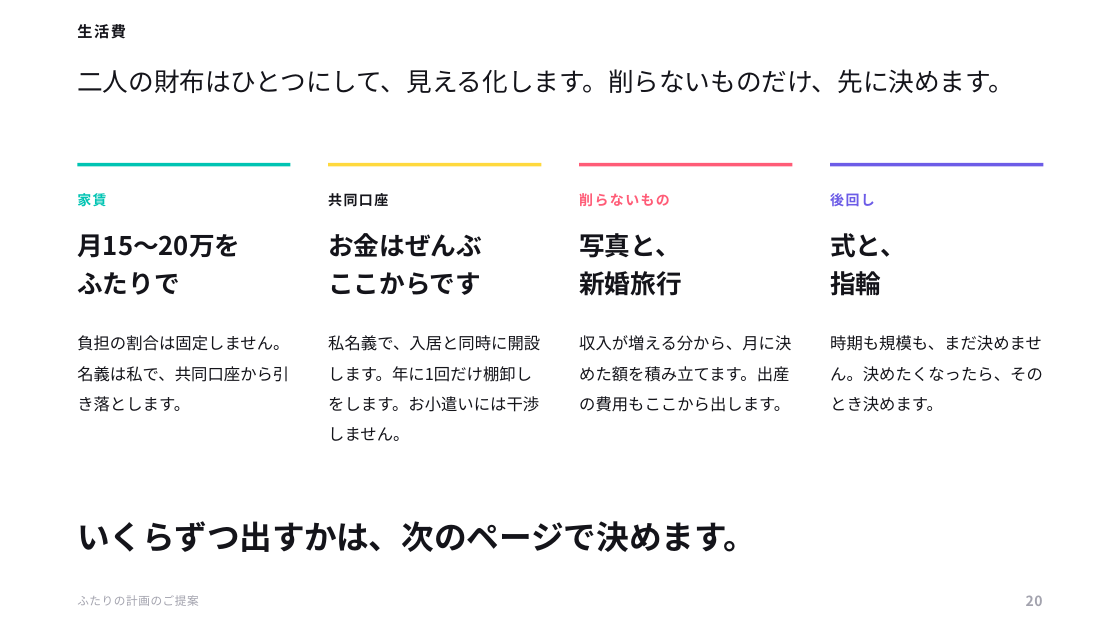
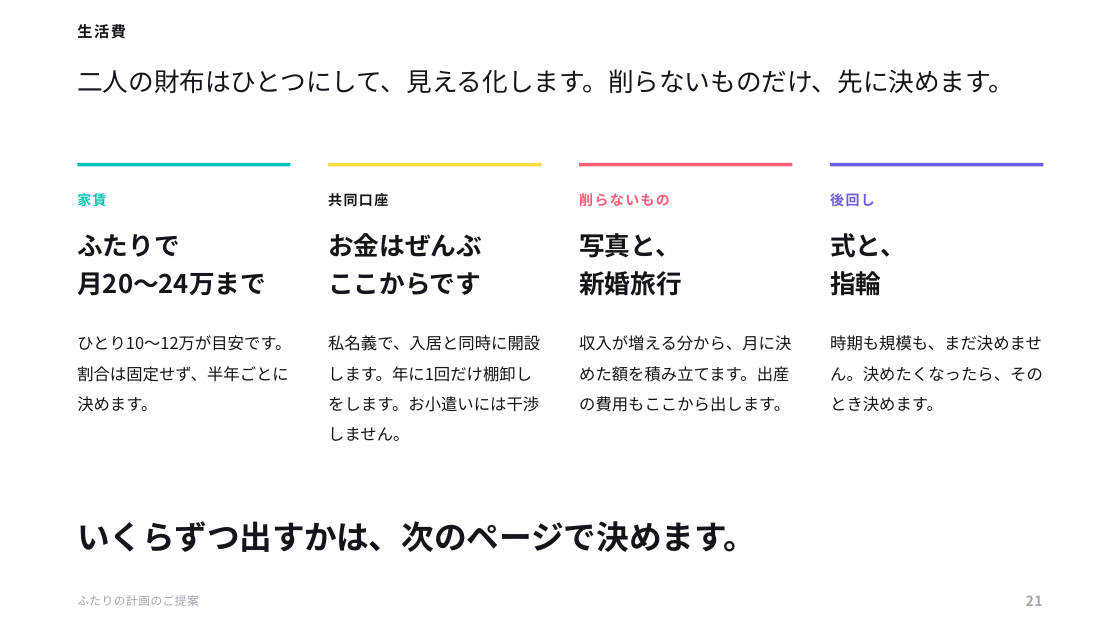
Before and after one commit to ayaka1933-glitch/portfolio, a slide deck: slide 21 of proposal/ふたりの計画のご提案.pptx (slide 20 before the commit). Drawn at 1120x630 pixels with LibreOffice and Linux fonts; fonts in the diff are those of the drawing. Boxes give left, top, right and bottom in pixels: in the first picture for what was removed or moved away, otherwise in the second. Text is boxed around its words. In the diff, an @@ line names an element or a change of style, - is before the commit and + after.

```diff
--- a/proposal/ふたりの計画のご提案.pptx
+++ b/proposal/ふたりの計画のご提案.pptx
@@ text at [77, 234, 240, 258]: paragraph removed @@
-月15〜20万を
@@ text at [77, 272, 266, 296]: paragraph added @@
+月20〜24万まで
@@ text at [77, 335, 291, 411]: text changed @@
-負担の割合は固定しません。名義は私で、共同口座から引き落とします。
+ひとり10〜12万が目安です。割合は固定せず、半年ごとに決めます。
@@ text at [1026, 595, 1043, 606]: text changed @@
-20
+21
```
Also in this commit, not shown: 6 other slides changed, 1 slide added, 3 other files.
